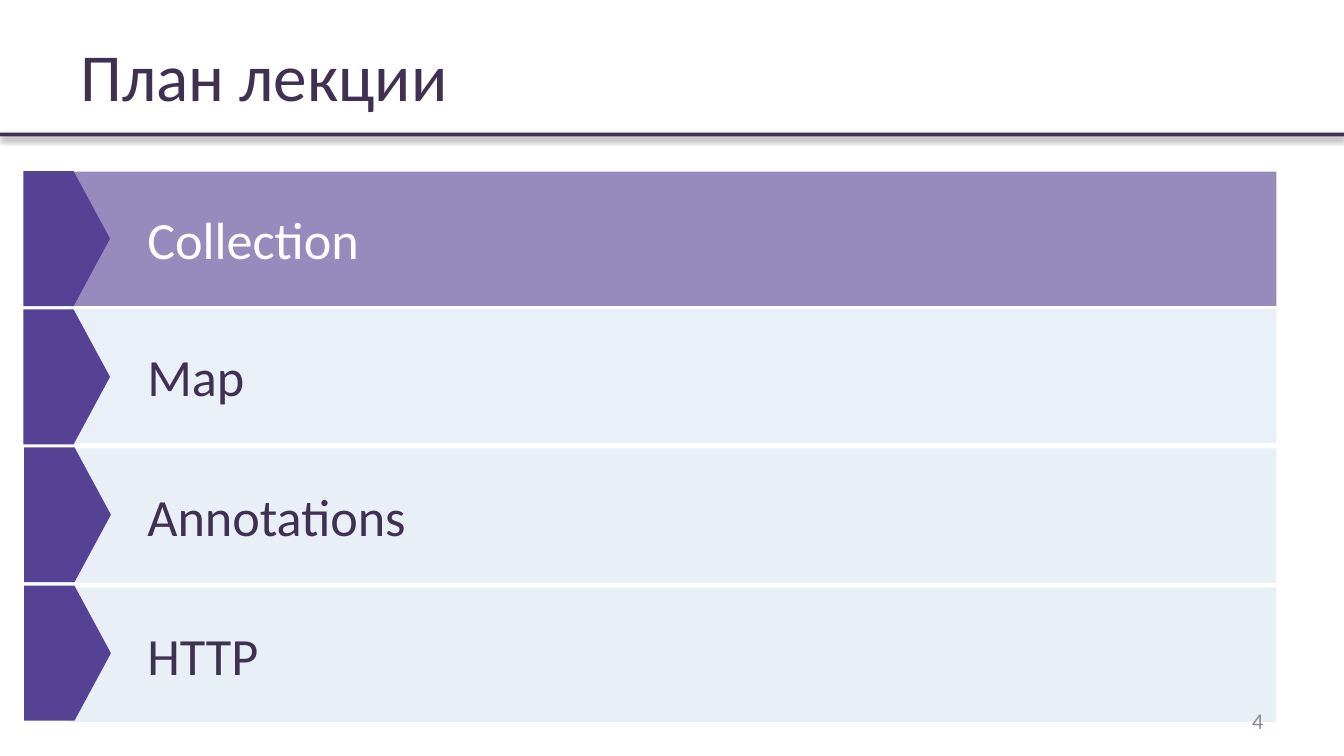
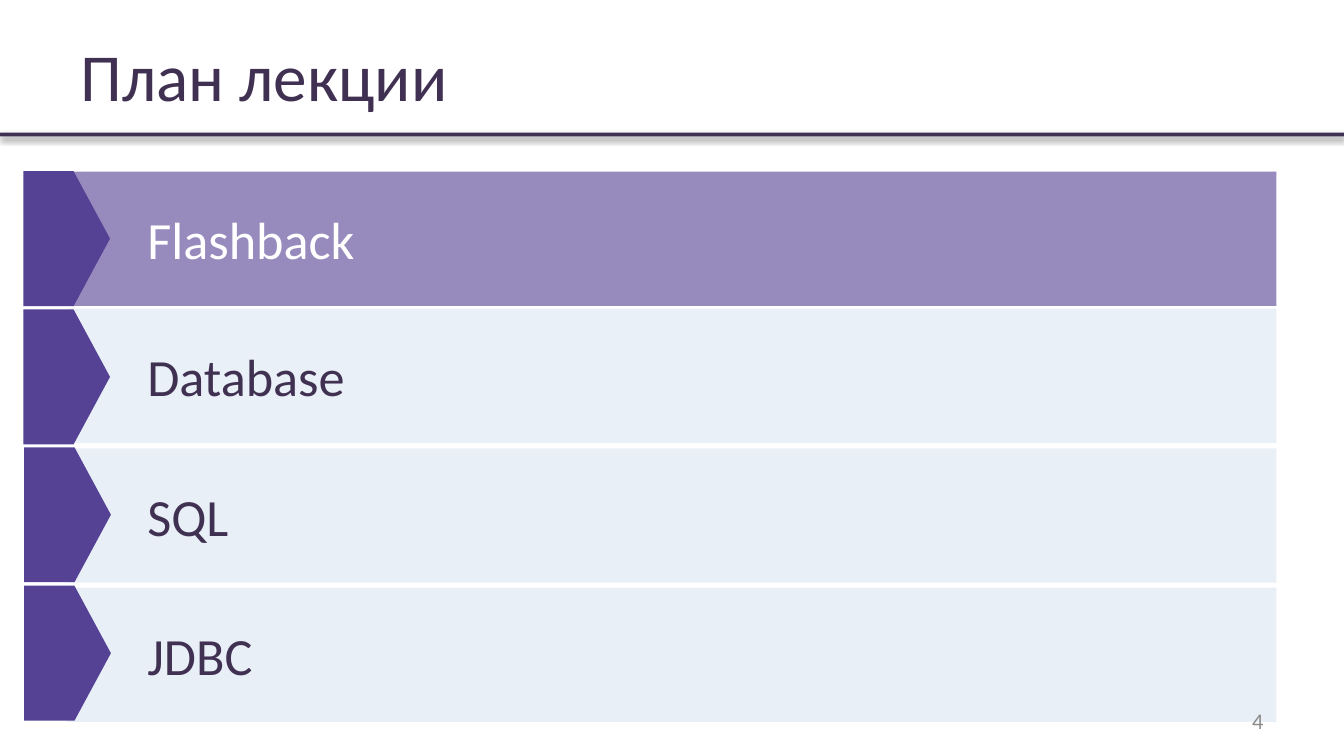
Before and after one commit to rybalkinsd/atom, a slide deck: slide 4 of lecture5/presentation/lecture05.pptx. Drawn at 1344x756 pixels with LibreOffice and Linux fonts; fonts in the diff are those of the drawing; background and template pictures are left out. Boxes give left, top, right and bottom in pixels: in the first picture for what was removed or moved away, otherwise in the second. Text is boxed around its words. In the diff, an @@ line names an element or a change of style, - is before the commit and + after.

```diff
--- a/lecture5/presentation/lecture05.pptx
+++ b/lecture5/presentation/lecture05.pptx
@@ text in rectangle at [147, 223, 354, 260]: text changed @@
-Collection
+Flashback
@@ text in rectangle at [147, 359, 344, 397]: text changed @@
-Map
+Database
@@ text in rectangle at [147, 502, 228, 543]: text changed @@
-Annotations
+SQL
@@ text in rectangle at [147, 641, 252, 676]: text changed @@
-HTTP
+JDBC
```
Also in this commit, not shown: 8 other slides changed, 11 slides added, 49 slides removed.
